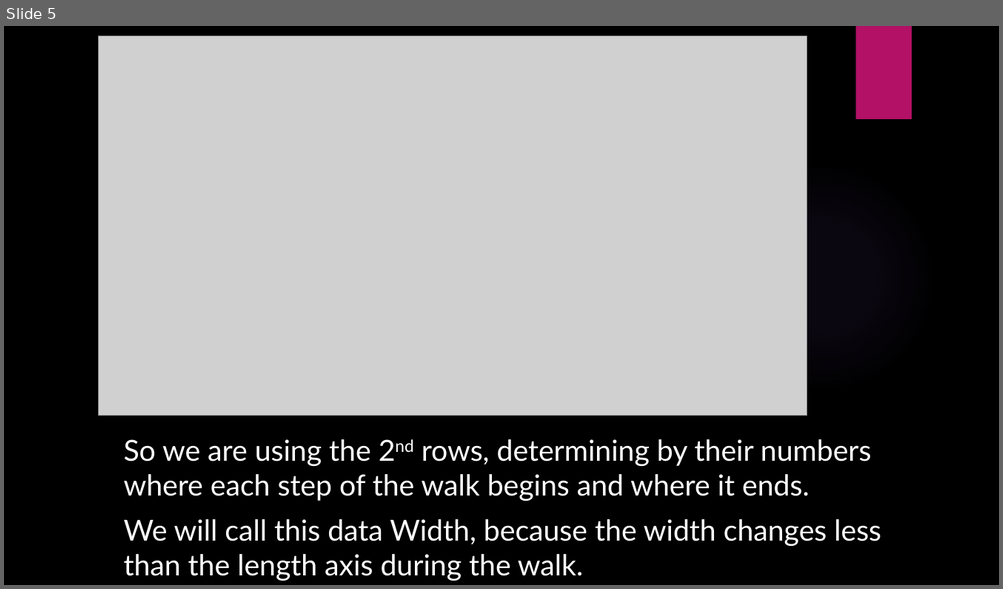
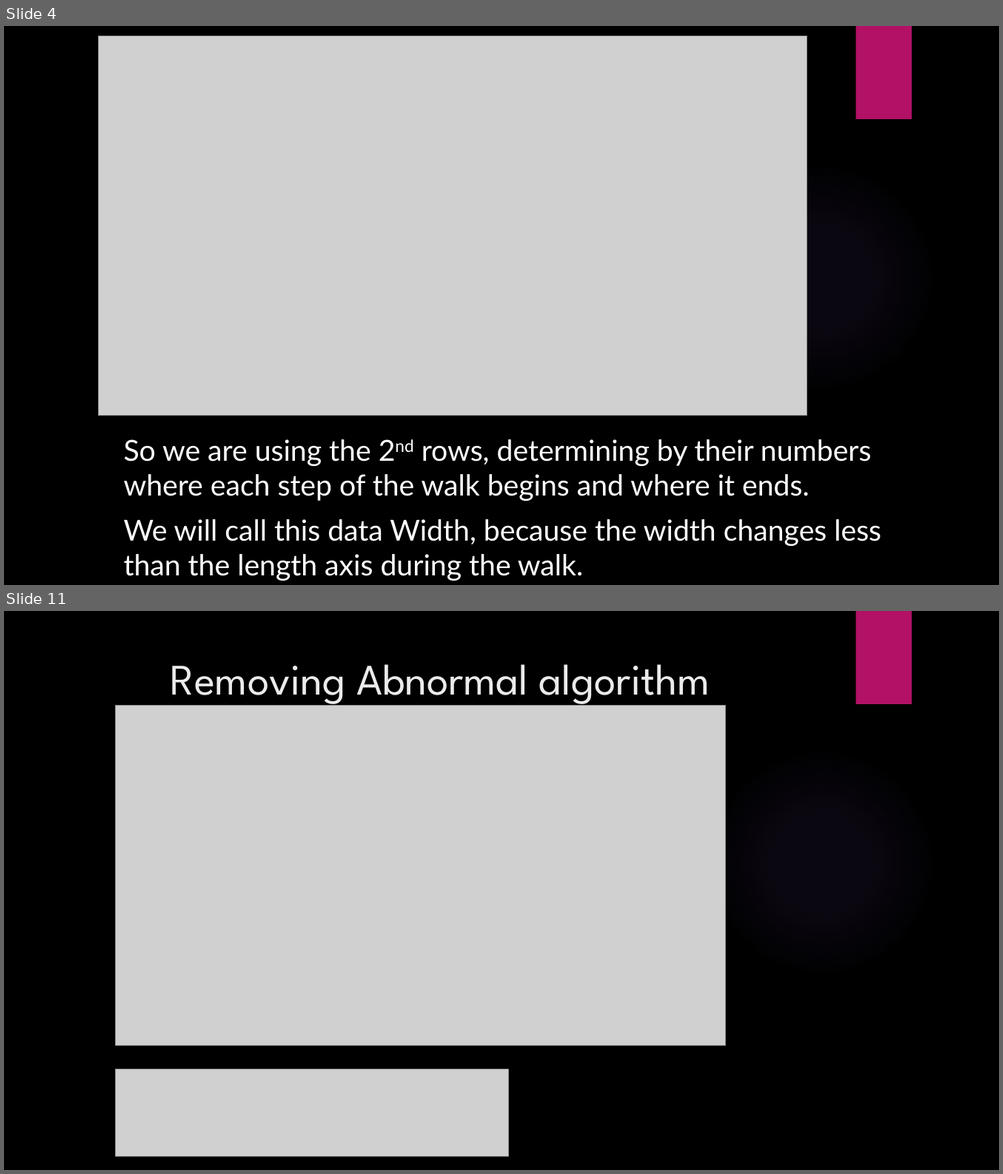
Before and after one commit to Omri110/Gyroscope-step-modeling--Matlab, a slide deck: Project_Presentation.pptx. Shown one above the other, each under a label of ours: slide 5 before the commit, slides 4 and 11 after it; the slides between them are not shown. The pictures are 1003x589 and 1003x1174 pixels, drawn with LibreOffice and Linux fonts; fonts in the diff are those of the drawing; grey boxes stand for pictures; background and template pictures are left out. Boxes give left, top, right and bottom in pixels: in the first picture for what was removed or moved away, otherwise in the second. Text is boxed around its words. In the diff, an @@ line names an element or a change of style, - is before the commit and + after.

```diff
--- a/Project_Presentation.pptx
+++ b/Project_Presentation.pptx
@@ slide 11 added at <box>4,611,999,1170</box>, background picture (left out); not listed: 2 template elements that a slide beside it also shows @@
@@ title added at <box>170,664,710,709</box>, 42 pt, text #EBEBEB @@
+Removing Abnormal algorithm
@@ picture added at <box>116,705,726,1046</box> @@
@@ picture added at <box>116,1070,509,1157</box> @@
@@ what was slide 5 is now slide 4 @@
```
Also in this commit, not shown: 4 slides changed, 5 other slides added, 3 slides removed, 25 other files.
